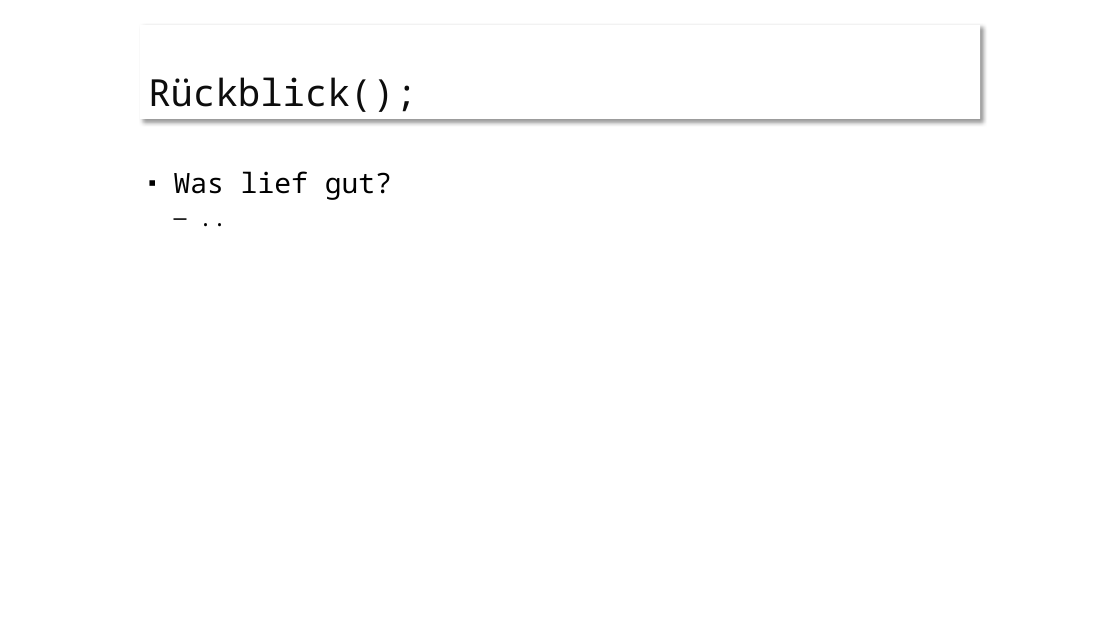
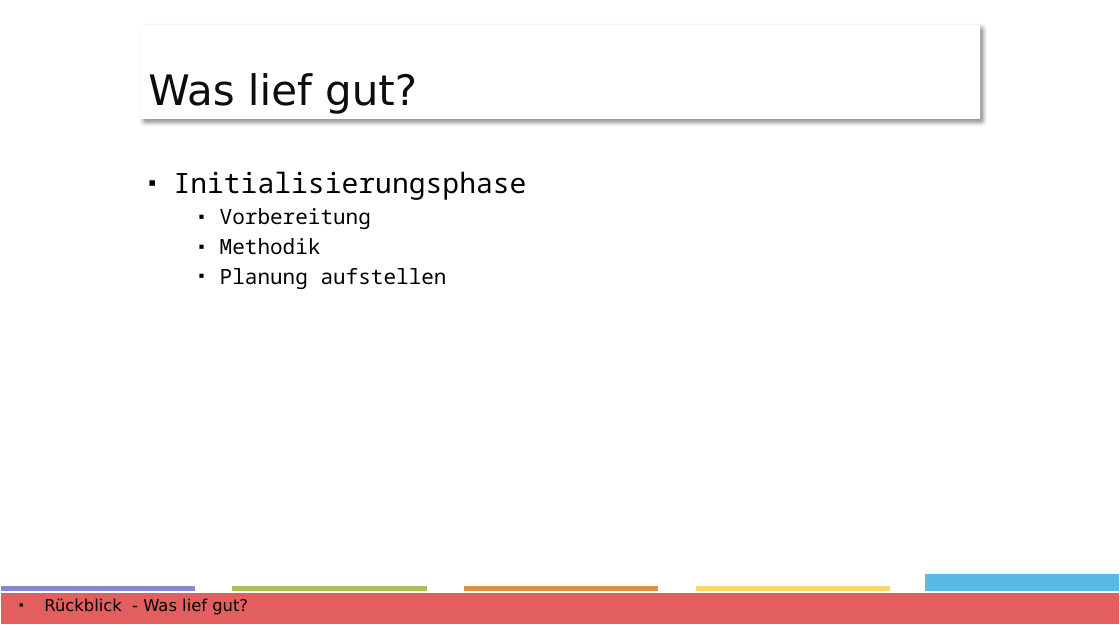
Before and after one commit to ffhsAndroidDenisTobias/androidProject, a slide deck: slide 15 of docs/Präsentation/Project-Presentation.pptx (slide 13 before the commit). Drawn at 1120x630 pixels with LibreOffice and Linux fonts; fonts in the diff are those of the drawing. Boxes give left, top, right and bottom in pixels: in the first picture for what was removed or moved away, otherwise in the second. Text is boxed around its words. In the diff, an @@ line names an element or a change of style, - is before the commit and + after.

```diff
--- a/docs/Präsentation/Project-Presentation.pptx
+++ b/docs/Präsentation/Project-Presentation.pptx
@@ title at (148, 73, 417, 114): text changed; size 32 to 36 pt; font Noto Sans Mono to DejaVu Sans @@
-Rückblick();
+Was lief gut?
@@ text added at (174, 171, 527, 289), 18 pt, text #000000 @@
+▪ Initialisierungsphase
+    ▪ Vorbereitung
+    ▪ Methodik
+    ▪ Planung aufstellen
@@ rectangle added at (0, 586, 196, 618), fill #828BCE, outline #FFFFFF 1.5 pt @@
@@ rectangle added at (0, 592, 1120, 625), fill #E35F5F, outline #FFFFFF 1.5 pt @@
@@ text at (44, 598, 248, 615): text changed; size 24 to 14 pt; font Noto Sans Mono to DejaVu Sans @@
-▪ Was lief gut?
-  – ..
+▪ Rückblick - Was lief gut?
@@ rectangle added at (232, 586, 428, 618), fill #AEBD57, outline #FFFFFF 1.5 pt @@
@@ rectangle added at (463, 586, 659, 618), fill #DF9041, outline #FFFFFF 1.5 pt @@
@@ rectangle added at (695, 586, 891, 618), fill #F4D968, outline #FFFFFF 1.5 pt @@
@@ rectangle added at (924, 573, 1120, 618), fill #57BCE5, outline #FFFFFF 1.5 pt @@
```
Also in this commit, not shown: 12 other slides changed, 4 slides added.
